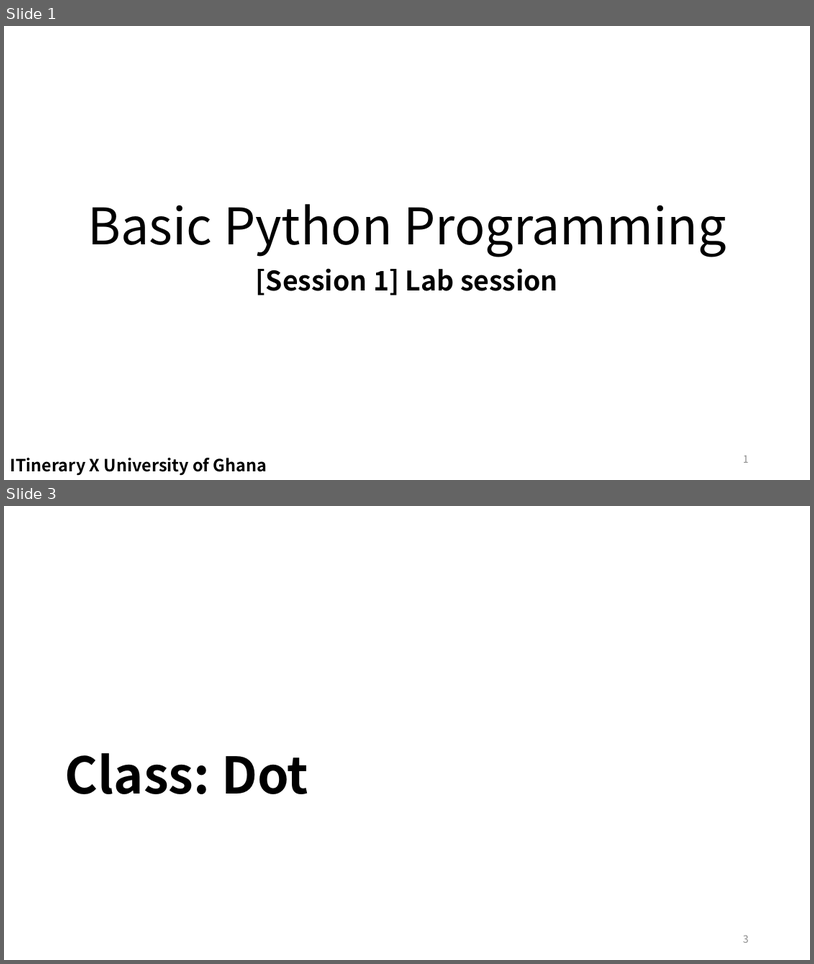
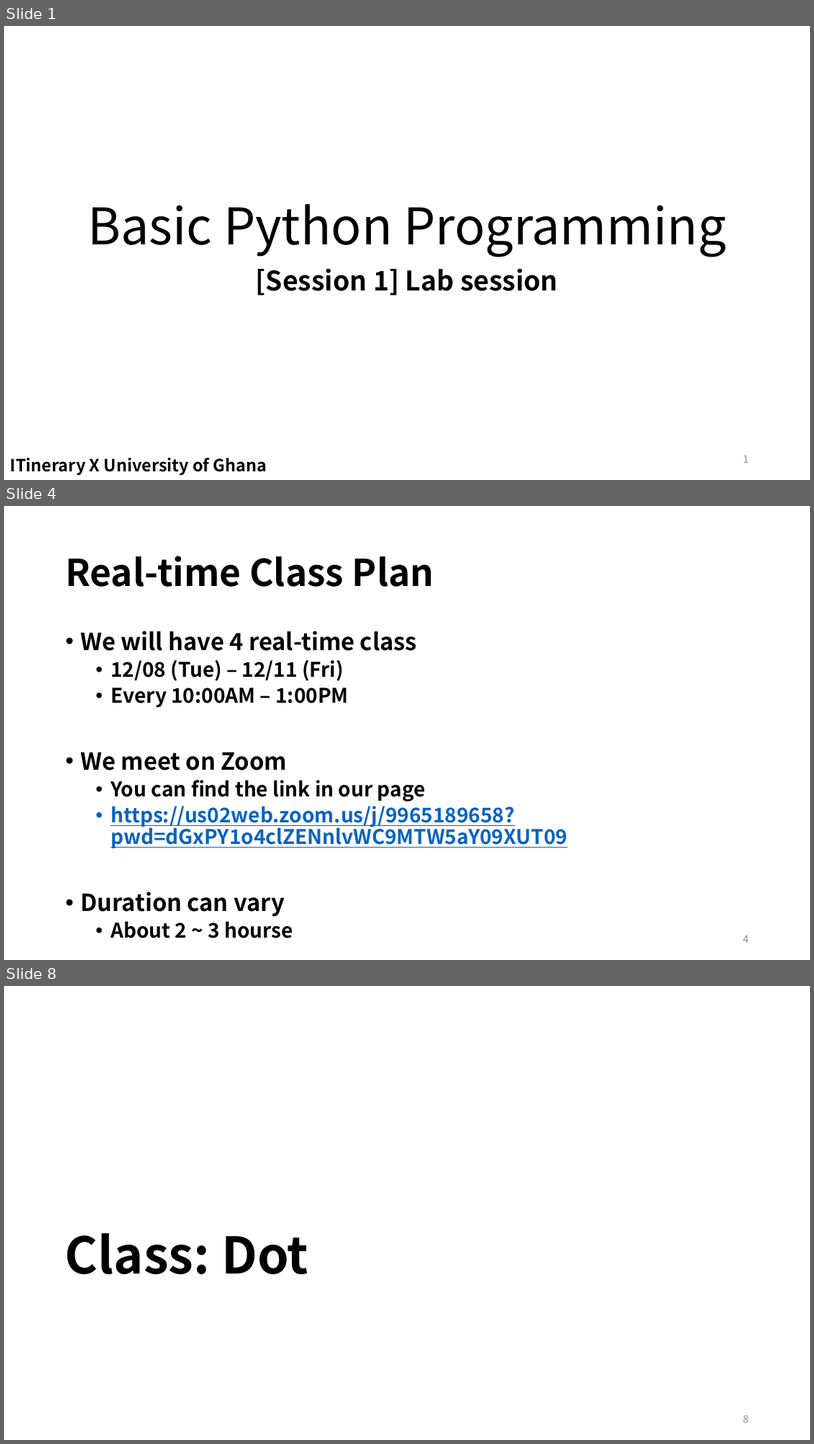
Before and after one commit to EunSeong-Park/EunSeong-Park.github.io, a slide deck: contents/2020_ITinerary/assets/session_1/labsession.pptx. Shown one above the other, each under a label of ours: slides 1 and 3 before the commit, slides 1, 4 and 8 after it; the slides between them are not shown. The pictures are 814x964 and 814x1444 pixels, drawn with LibreOffice and Linux fonts; fonts in the diff are those of the drawing. Boxes give left, top, right and bottom in pixels: in the first picture for what was removed or moved away, otherwise in the second. Text is boxed around its words. In the diff, an @@ line names an element or a change of style, - is before the commit and + after.

```diff
--- a/contents/2020_ITinerary/assets/session_1/labsession.pptx
+++ b/contents/2020_ITinerary/assets/session_1/labsession.pptx
@@ slide 4 added at <box>4,506,810,960</box>, background #FFFFFF @@
@@ title added at <box>65,556,435,587</box>, 44 pt, text #000000, bold @@
+Real-time Class Plan
@@ text added at <box>80,631,568,938</box>, 24 pt, text #000000, bold @@
+• We will have 4 real-time class
+  • 12/08 (Tue) – 12/11 (Fri)
+  • Every 10:00AM – 1:00PM
+• We meet on Zoom
+  • You can find the link in our page
+  • https://us02web.zoom.us/j/9965189658?pwd=dGxPY1o4clZENnlvWC9MTW5aY09XUT09
+• Duration can vary
+  • About 2 ~ 3 hourse
@@ page number added at <box>743,935,749,942</box>, 12 pt, text #8C8C8C @@
+4
@@ what was slide 3 is now slide 8 @@
```
Also in this commit, not shown: 3 slides changed, 4 other slides added, 14 other files.
